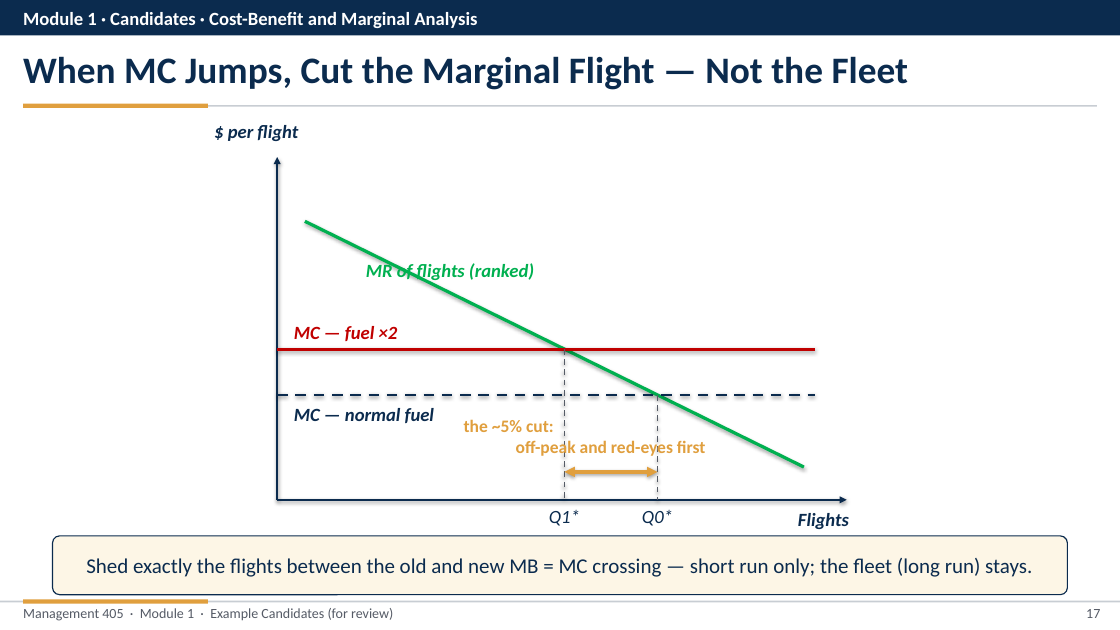
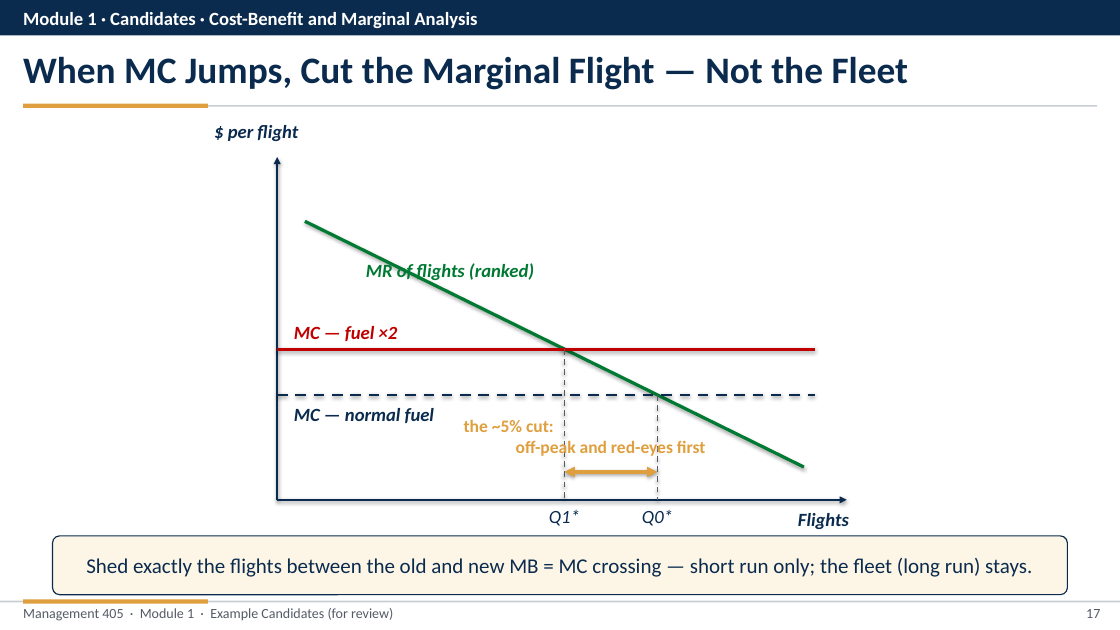
Before and after one commit to nvoigtla/Teaching, a slide deck: slide 17 of 405 Slide Revisions 2026/Module 1/Module 1 - Example Candidates.pptx. Drawn at 1120x630 pixels with LibreOffice and Linux fonts; fonts in the diff are those of the drawing. Boxes give left, top, right and bottom in pixels: in the first picture for what was removed or moved away, otherwise in the second. Text is boxed around its words. In the diff, an @@ line names an element or a change of style, - is before the commit and + after.

```diff
--- a/405 Slide Revisions 2026/Module 1/Module 1 - Example Candidates.pptx
+++ b/405 Slide Revisions 2026/Module 1/Module 1 - Example Candidates.pptx
@@ line (305, 221) - (804, 467): stroke #00B050 2.75 pt to #007A33 2.75 pt @@
@@ text "MR of flights (ranked)" at (366, 262, 534, 283): text colour #00B050 to #007A33 @@
```
Also in this commit, not shown: 1 other slide changed, 25 other files.
